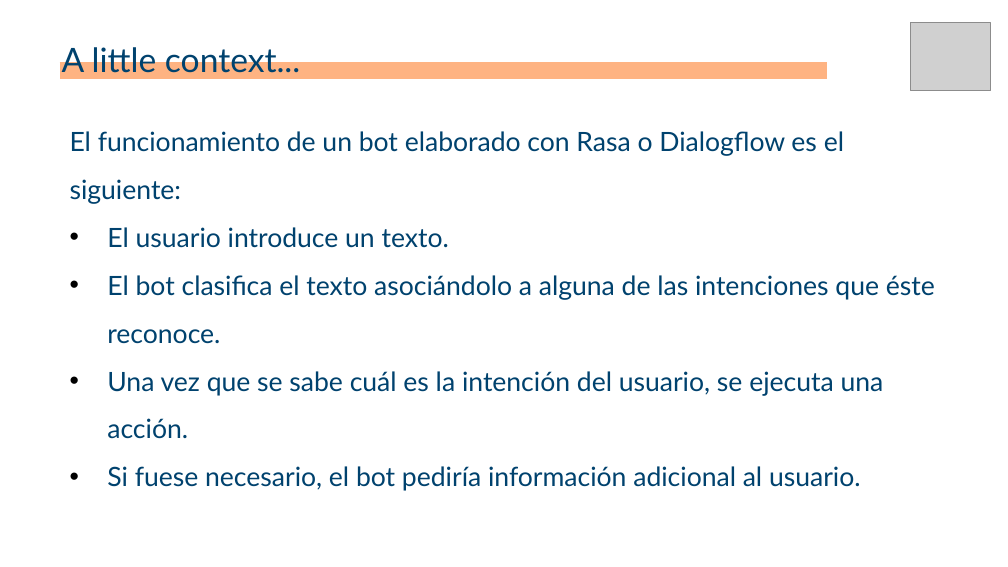
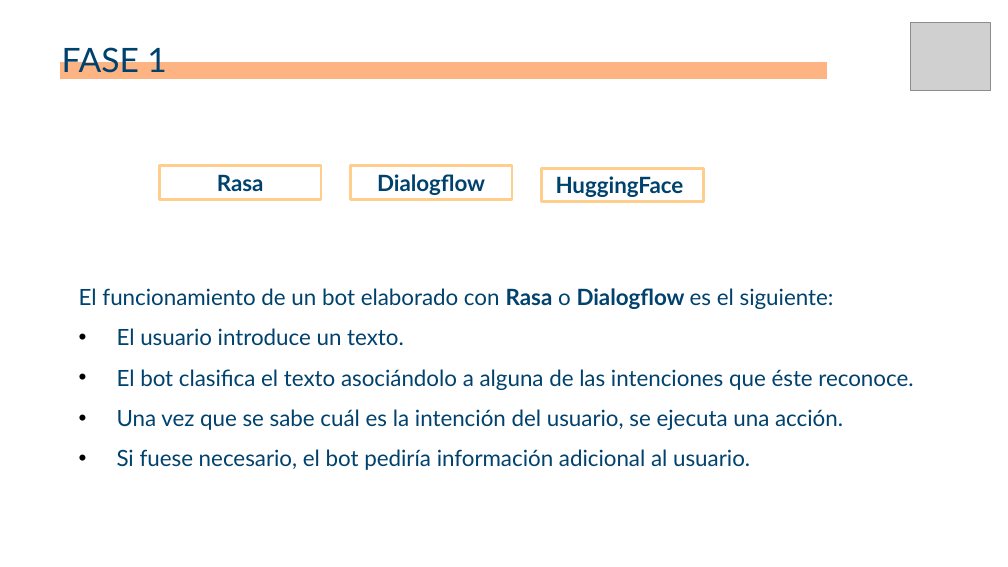
Before and after one commit to josuemzx/Chatbot-para-refugiados, a slide deck: slide 7 of doc/06_02 Template_ppt_sesion_Chatbot_para_refugiados.pptx. Drawn at 1008x567 pixels with LibreOffice and Linux fonts; fonts in the diff are those of the drawing; grey boxes stand for pictures. Boxes give left, top, right and bottom in pixels: in the first picture for what was removed or moved away, otherwise in the second. Text is boxed around its words. In the diff, an @@ line names an element or a change of style, - is before the commit and + after.

```diff
--- a/doc/06_02 Template_ppt_sesion_Chatbot_para_refugiados.pptx
+++ b/doc/06_02 Template_ppt_sesion_Chatbot_para_refugiados.pptx
@@ text at <box>62,43,166,73</box>: text changed @@
-A little context...
+FASE 1
@@ rectangle added at <box>159,166,321,200</box>, fill #FFFFFF, outline #FFCD8C 2 pt, 16 pt, text #00426E, bold @@
+Rasa
@@ rectangle added at <box>351,166,512,200</box>, fill #FFFFFF, outline #FFCD8C 2 pt, 16 pt, text #00426E, bold @@
+Dialogflow
@@ rectangle added at <box>541,168,703,202</box>, fill #FFFFFF, outline #FFCD8C 2 pt, 16 pt, text #00426E, bold @@
+HuggingFace
@@ text "El funcionamiento de un bot ...": place and size @@
-text "El funcionamiento de un bot ..." at <box>70,131,935,491</box>
+text "El funcionamiento de un bot ..." at <box>79,288,913,470</box>
@@ text "El funcionamiento de un bot ..." at <box>79,288,913,470</box>: size 19 to 16 pt; bold on in "Rasa Dialogflow" @@
```
Also in this commit, not shown: 1 slide added, 1 slide removed, 1 other file.
